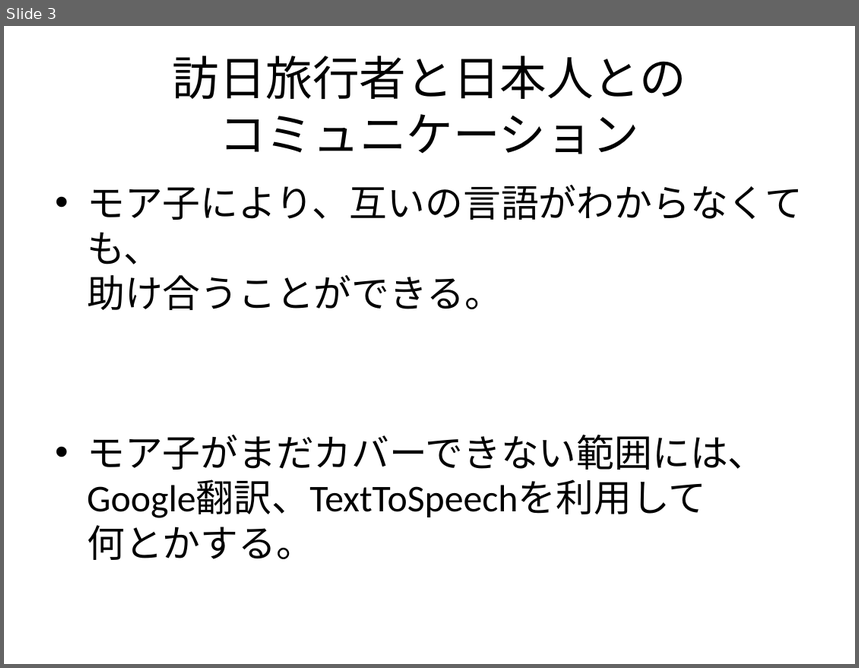
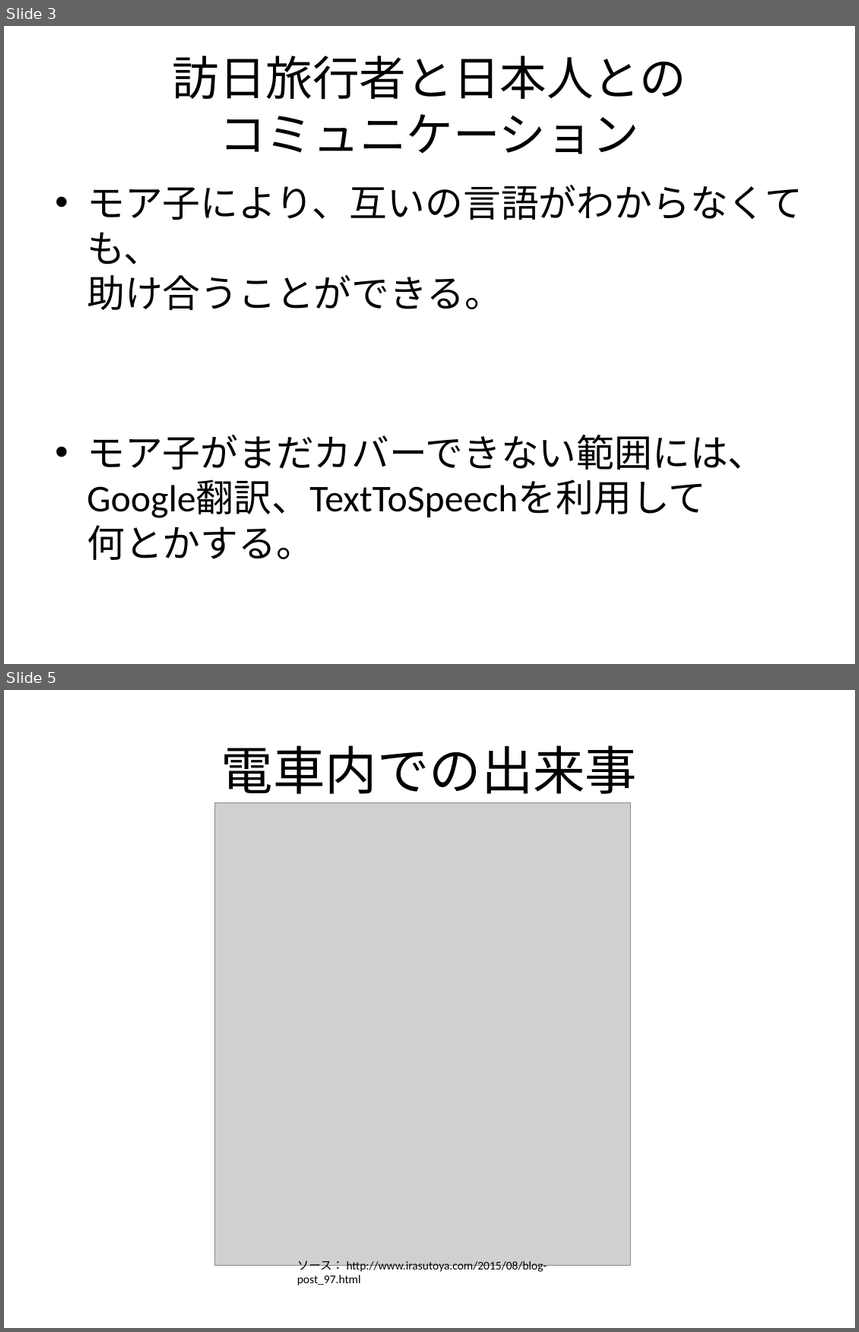
Before and after one commit to umbalaconmeogia/MoreCo, a slide deck: 05.Other/Document/モレ子プロジェクト.pptx. Shown one above the other, each under a label of ours: slide 3 before the commit, slides 3 and 5 after it; the slides between them are not shown. The pictures are 859x668 and 859x1332 pixels, drawn with LibreOffice and Linux fonts; fonts in the diff are those of the drawing; grey boxes stand for pictures. Boxes give left, top, right and bottom in pixels: in the first picture for what was removed or moved away, otherwise in the second. Text is boxed around its words. In the diff, an @@ line names an element or a change of style, - is before the commit and + after.

```diff
--- a/05.Other/Document/モレ子プロジェクト.pptx
+++ b/05.Other/Document/モレ子プロジェクト.pptx
@@ slide 5 added at (4,690,855,1328), background #FFFFFF @@
@@ title added at (221,745,637,794), 44 pt, text #000000 @@
+電車内での出来事
@@ picture added at (215,803,630,1266) @@
@@ text added at (297,1261,547,1286), 10 pt, text #000000 @@
+ソース： http://www.irasutoya.com/2015/08/blog-post_97.html
```
Also in this commit, not shown: 2 slides changed, 3 other slides added, 1 other file.
